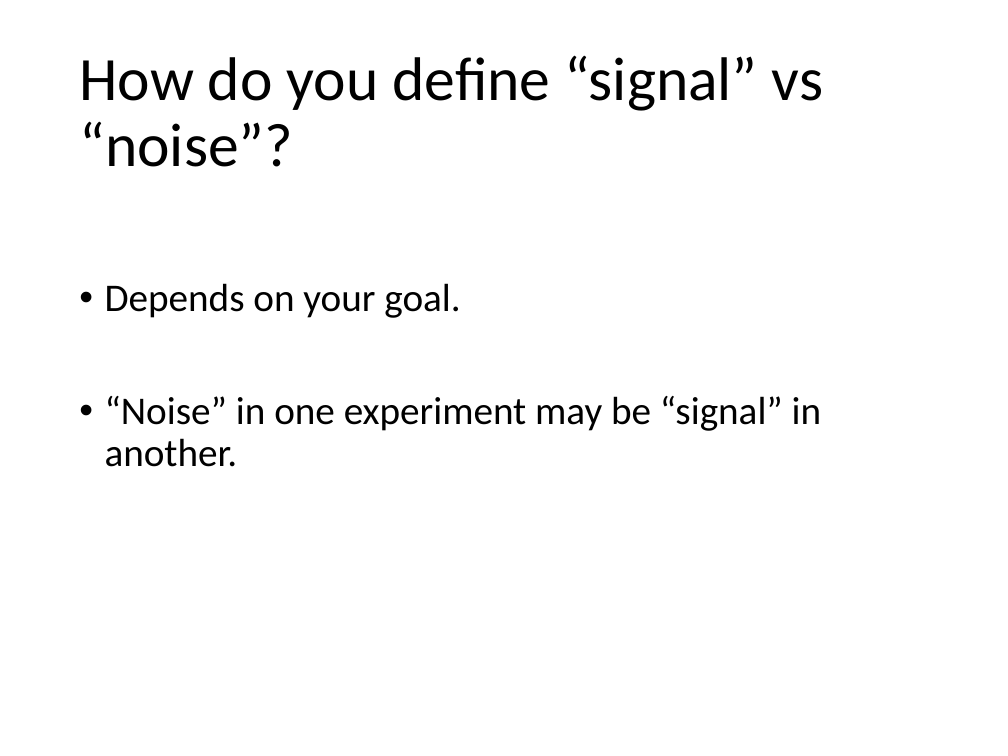
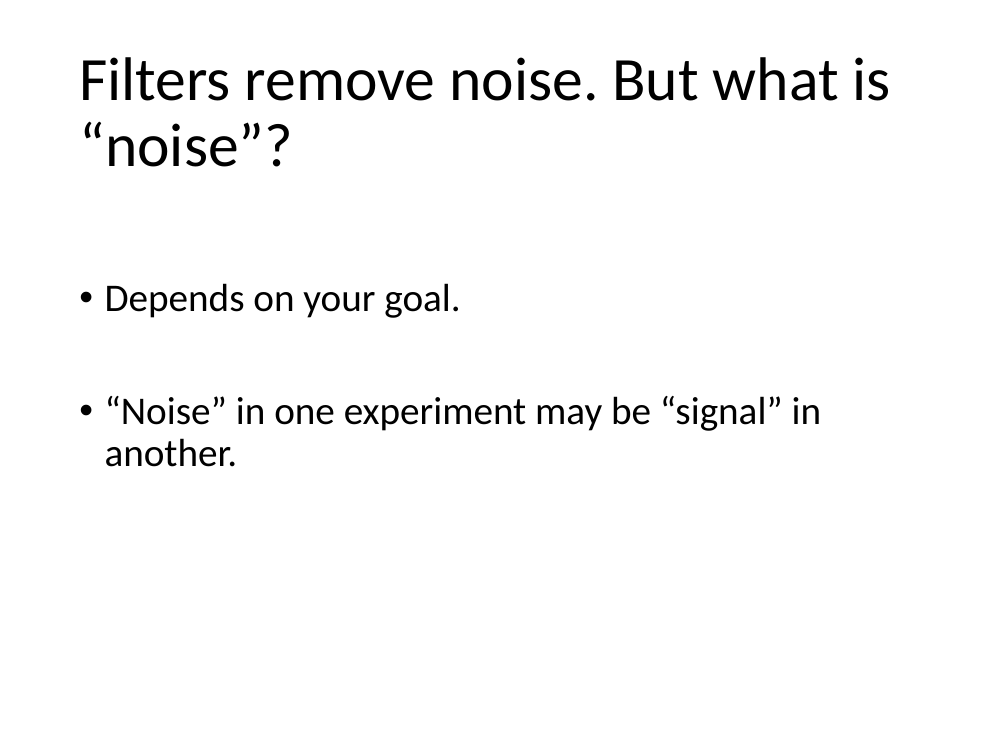
Before and after one commit to tomjhou/MathClassPythonCode, a slide deck: slide 13 of Class2/Lecture2 - Filtering.pptx (slide 6 before the commit). Drawn at 1008x756 pixels with LibreOffice and Linux fonts; fonts in the diff are those of the drawing. Boxes give left, top, right and bottom in pixels: in the first picture for what was removed or moved away, otherwise in the second. Text is boxed around its words. In the diff, an @@ line names an element or a change of style, - is before the commit and + after.

```diff
--- a/Class2/Lecture2 - Filtering.pptx
+++ b/Class2/Lecture2 - Filtering.pptx
@@ title at bbox=[79, 57, 891, 167]: text changed @@
-How do you define “signal” vs “noise”?
+Filters remove noise. But what is “noise”?
```
Also in this commit, not shown: 8 other slides changed, 15 slides added, 2 slides removed, 2 other files.
